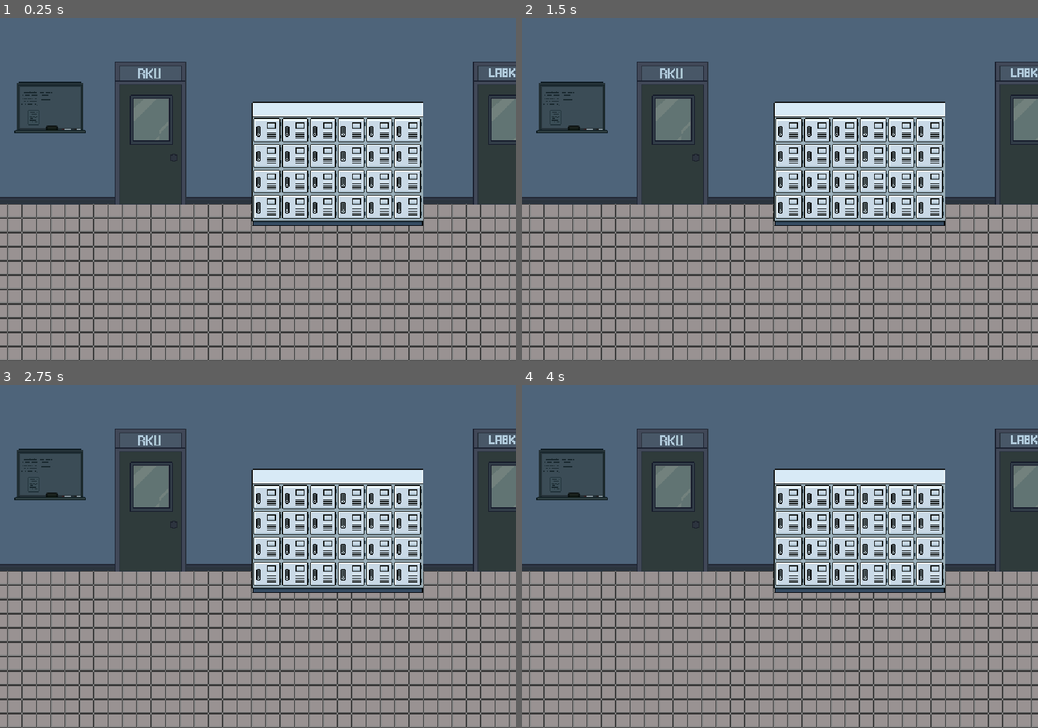
Above: before the commit, frames 1-4 (two rows, left to right).
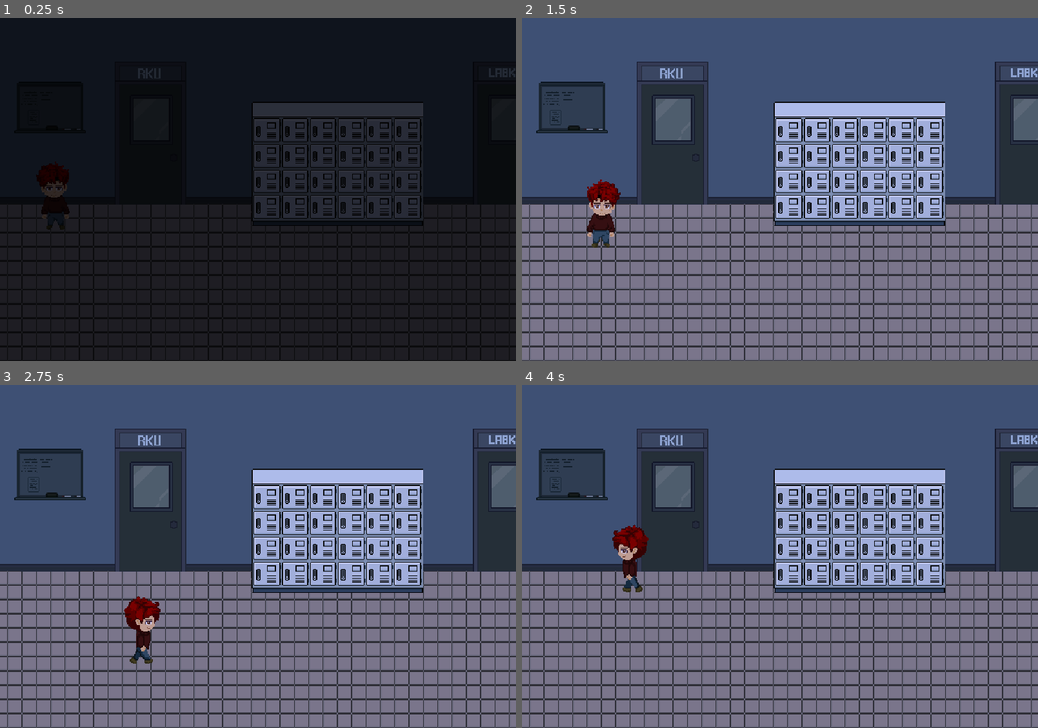
Above: after the commit, the same moments.

Repository: adillahrn/rku2.01
Game: Godot game, scene res://scenes/koridor.tscn
The game is run twice, just before and just after one commit, with the same random seed, the same clock (stepped at 60 frames per second) and the same inputs. This scene is started directly instead of the project's main scene.
Inputs (mouse positions are in pixels of both pictures, inside the frame that each line leads up to):
- Up to frame 1 (0.25 s): no input
- Up to frame 2 (1.5 s): tap Enter (ui_accept) at 0.5, 0.77 s; move the mouse to (893, 172) at 0.52 s; hold Right (right) 0.53-1.28 s; hold E (interact) 0.53-1.28 s; click (893, 172) at 0.67 s; move the mouse to (676, 206) at 1.27 s; hold Down (down) from 1.28 s (still down); tap E (interact) at 1.35 s
- Up to frame 3 (2.75 s): tap Enter (ui_accept) at 1.52 s; move the mouse to (309, 481) at 2.02 s; release Down (down) at 2.03 s; hold Right (right) from 2.03 s (still down); hold E (interact) from 2.03 s (still down); tap Space at 2.1 s
- Up to frame 4 (4 s): move the mouse to (754, 625) at 2.77 s; release Right (right) at 2.78 s; release E (interact) at 2.78 s; hold Up (up) 2.78-3.53 s; tap Shift at 2.85 s; click (754, 625) at 2.92 s; tap Enter (ui_accept) at 3.02, 3.77 s; tap E (interact) at 3.05 s; move the mouse to (934, 607) at 3.52 s; hold Left (left) from 3.53 s (still down); hold E (interact) from 3.53 s (still down)

The runs differ from the first frame. In frame 1, 97% of the frame differs, in the area x 0-100%, y 0-100%; in frame 2, 46%; in frame 3, 46%; in frame 4, 46%.

Commit message:
feat: Init buat koridor

Diff:
--- a/scenes/koridor.tscn
+++ b/scenes/koridor.tscn
@@ -1,5 +1,6 @@
 [gd_scene format=4 uid="uid://bcb3mg0kh3e7i"]
 
+[ext_resource type="Script" path="res://scripts/koridor.gd" id="2_script"]
 [ext_resource type="Texture2D" uid="uid://b07sjibs5kclo" path="res://assets/images/ruangan/koridor.png" id="1_c4lnp"]
 
 [sub_resource type="TileSetAtlasSource" id="TileSetAtlasSource_shbrq"]
@@ -43,6 +44,7 @@
 sources/0 = SubResource("TileSetAtlasSource_pkmfq")
 
 [node name="Koridor" type="Node2D" unique_id=903244551]
+script = ExtResource("2_script")
 
 [node name="background" type="TileMapLayer" parent="." unique_id=256919745]
 tile_map_data = PackedByteArray("AAAIAA8AAAAAAAoAAAAIABEAAAAAAAwAAAAIABIAAAAAAA0AAAAaABIAAAAAAA0AAAAsABIAAAAAAA0AAAA2AB …(5504 unchanged characters)…
--- a/scripts/dialogue_manager.gd
+++ b/scripts/dialogue_manager.gd
@@ -6,6 +6,9 @@
 var is_dialogue_active: bool = false
 var dialogue_box_scene = preload("res://scenes/dialogue_box.tscn")
 var current_dialogue_box = null
+
+var player_has_bag: bool = false
+var player_has_key: bool = false
 
 func start_dialogue(lines: Array) -> void:
 	if is_dialogue_active:
--- /dev/null
+++ b/scripts/koridor.gd
@@ -0,0 +1,105 @@
+extends Node2D
+
+var player: Player = null
+var camera: Camera2D = null
+var fade_rect: ColorRect = null
+
+func _ready() -> void:
+	# Set baseline environment redup kebiruan pas start
+	self.modulate = Color(0.8, 0.8, 0.95)
+
+	# Instance Player
+	var player_scene = load("res://scenes/player.tscn")
+	if player_scene:
+		player = player_scene.instantiate()
+		player.position = Vector2(60, 240) # Posisi keluar dari pintu RKU di kiri
+		player.has_bag = DialogueManager.player_has_bag
+		add_child(player)
+		player.can_move = false # Kunci kontrol sementara pas transition masuk
+
+	# Instance Camera2D dan ikuti player
+	camera = Camera2D.new()
+	# Set limit agar kamera tidak scroll keluar batas koridor (1056x384)
+	camera.limit_left = 0
+	camera.limit_right = 1015
+	camera.limit_top = 0
+	camera.limit_bottom = 384
+	add_child(camera)
+
+	# Tambah CanvasLayer & ColorRect buat screen transition (Fade In)
+	var screen_effects = CanvasLayer.new()
+	add_child(screen_effects)
+
+	fade_rect = ColorRect.new()
+	fade_rect.color = Color(0, 0, 0, 1) # Mulai dari hitam pekat
+	fade_rect.set_anchors_and_offsets_preset(Control.PRESET_FULL_RECT)
+	screen_effects.add_child(fade_rect)
+
+	# Nonaktifkan collision dari TileSet background agar player tidak menabrak ubin dinding yang salah letak
+	var bg_layer = $background
+	if bg_layer and bg_layer.tile_set:
+		bg_layer.tile_set.set_physics_layer_collision_layer(0, 0)
+		bg_layer.tile_set.set_physics_layer_collision_mask(0, 0)
+
+	# Inisialisasi padding
+	setup_boundaries()
+
+	# Transisi masuk: Fade in selama 1.0 detik
+	var fade_tween = create_tween()
+	fade_tween.tween_property(fade_rect, "color", Color(0, 0, 0, 0), 1.0)
+	await fade_tween.finished
+	fade_rect.visible = false
+
+	# Balikin kontrol gerak ke player
+	if is_instance_valid(player):
+		player.can_move = true
+
+func _process(_delta: float) -> void:
+	if is_instance_valid(player):
+		camera.position = player.position
+
+func setup_boundaries() -> void:
+	# Ukuran koridor 1056x384. Batas atas jalan koridor disesuaikan agar tidak menembus dinding atas (y=210)
+	var left = 0.0
+	var right = 1015.0
+	var top = 210.0
+	var bottom = 384.0
+
+	# Buat StaticBody2D
+	var boundaries = StaticBody2D.new()
+	boundaries.name = "ScreenBoundaries"
+	add_child(boundaries)
+
+	# Tambahkan collision shape untuk masing-masing sisi
+
+	# Kiri
+	var left_shape = CollisionShape2D.new()
+	var left_segment = SegmentShape2D.new()
+	left_segment.a = Vector2(left, top)
+	left_segment.b = Vector2(left, bottom)
+	left_shape.shape = left_segment
+	boundaries.add_child(left_shape)
+
+	# Kanan
+	var right_shape = CollisionShape2D.new()
+	var right_segment = SegmentShape2D.new()
+	right_segment.a = Vector2(right, top)
+	right_segment.b = Vector2(right, bottom)
+	right_shape.shape = right_segment
+	boundaries.add_child(right_shape)
+
+	# Atas
+	var top_shape = CollisionShape2D.new()
+	var top_segment = SegmentShape2D.new()
+	top_segment.a = Vector2(left, top)
+	top_segment.b = Vector2(right, top)
+	top_shape.shape = top_segment
+	boundaries.add_child(top_shape)
+
+	# Bawah
+	var bottom_shape = CollisionShape2D.new()
+	var bottom_segment = SegmentShape2D.new()
+	bottom_segment.a = Vector2(left, bottom)
+	bottom_segment.b = Vector2(right, bottom)
+	bottom_shape.shape = bottom_segment
+	boundaries.add_child(bottom_shape)
--- a/scripts/player.gd
+++ b/scripts/player.gd
@@ -77,6 +77,14 @@
 		_update_animation("idle", facing_direction)
 
 	move_and_slide()
+
+	# Logger tabrakan untuk debug di console editor
+	for i in get_slide_collision_count():
+		var collision = get_slide_collision(i)
+		var collider = collision.get_collider()
+		if collider:
+			print("[DEBUG COLLISION] Menabrak: ", collider.name, " di koordinat global: ", collision.get_position(), " | Normal: ", collision.get_normal())
+
 	_animate(delta)
 
 # fungsi buat ngatur animasi
--- a/scripts/rku.gd
+++ b/scripts/rku.gd
@@ -217,6 +217,8 @@
 
 func exit_classroom() -> void:
 	player.can_move = false
+	DialogueManager.player_has_bag = player.has_bag
+	DialogueManager.player_has_key = player.has_key
 	if fade_rect:
 		fade_rect.visible = true
 		var fade_tween = create_tween()
Not shown, added: scripts/koridor.gd.uid
